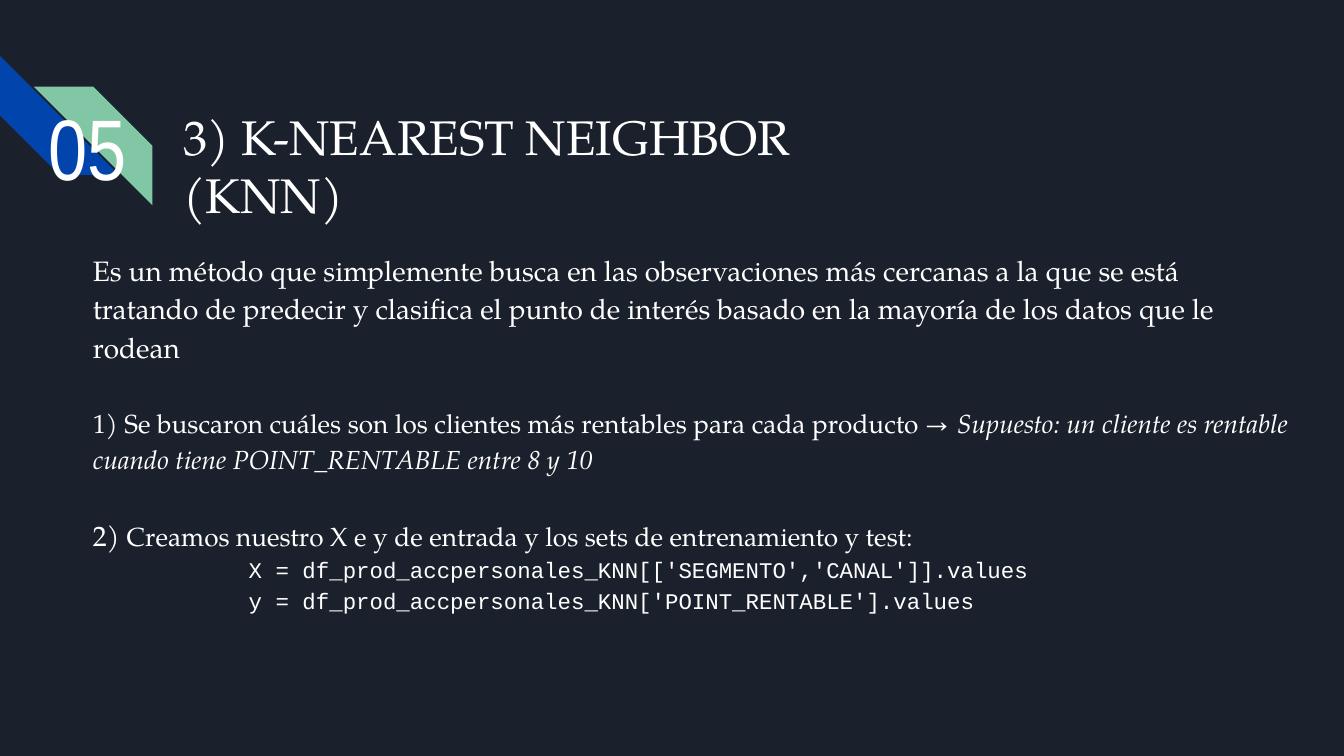
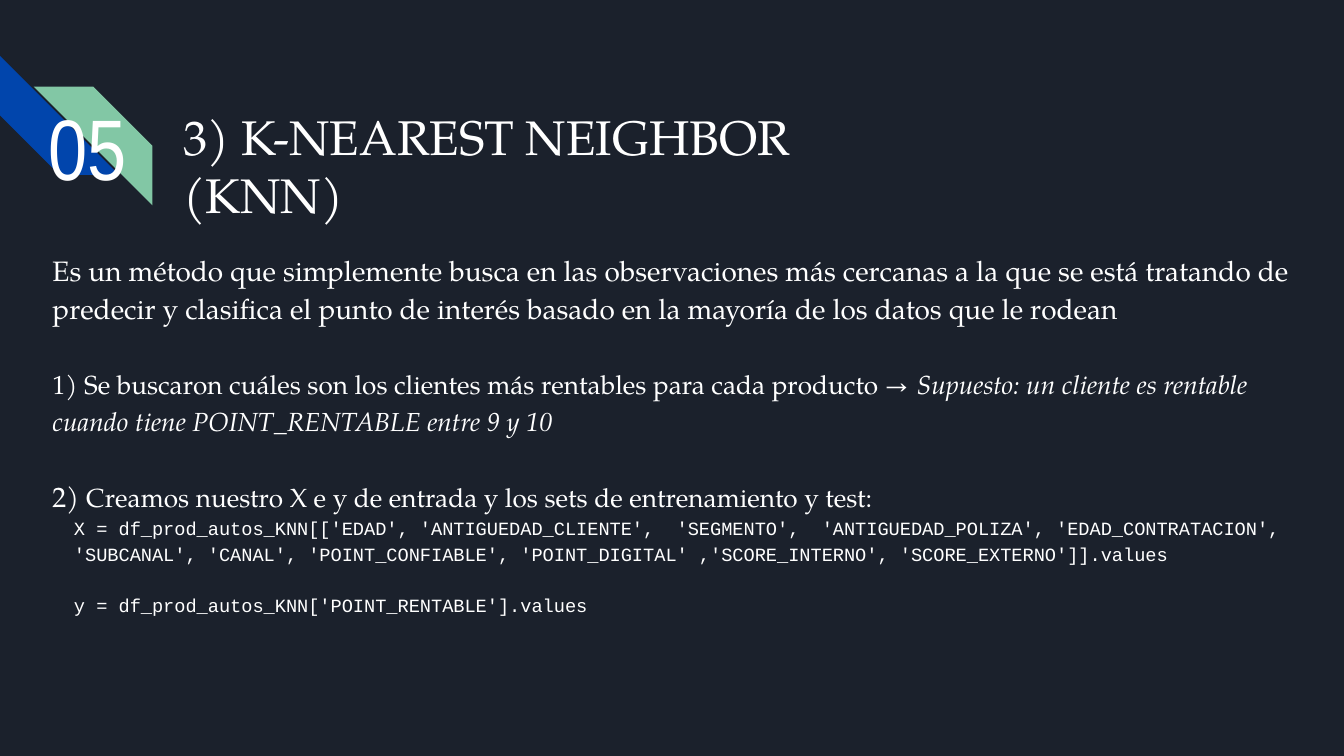
Before and after one commit to Alejo3107/PROYECTO_CH_DS, a slide deck: slide 32 of Presentación ejecutiva.pptx (slide 30 before the commit). Drawn at 1344x756 pixels with LibreOffice and Linux fonts; fonts in the diff are those of the drawing; background and template pictures are left out. Boxes give left, top, right and bottom in pixels: in the first picture for what was removed or moved away, otherwise in the second. Text is boxed around its words. In the diff, an @@ line names an element or a change of style, - is before the commit and + after.

Commit message:
3° Entrega

```diff
--- a/Presentación ejecutiva.pptx
+++ b/Presentación ejecutiva.pptx
@@ text "Es un método que simplemente ...": place and size @@
-text "Es un método que simplemente ..." at bbox=[93, 260, 1288, 614]
+text "Es un método que simplemente ..." at bbox=[52, 260, 1288, 616]
@@ text at bbox=[52, 375, 1248, 438]: text changed @@
-1) Se buscaron cuáles son los clientes más rentables para cada producto → Supuesto: un cliente es rentable cuando tiene POINT_RENTABLE entre 8 y 10
+1) Se buscaron cuáles son los clientes más rentables para cada producto → Supuesto: un cliente es rentable cuando tiene POINT_RENTABLE entre 9 y 10
@@ text at bbox=[74, 522, 1279, 616]: text changed; size 12 to 10 pt @@
-X = df_prod_accpersonales_KNN[['SEGMENTO','CANAL']].values
-y = df_prod_accpersonales_KNN['POINT_RENTABLE'].values
+X = df_prod_autos_KNN[['EDAD', 'ANTIGUEDAD_CLIENTE', 'SEGMENTO', 'ANTIGUEDAD_POLIZA', 'EDAD_CONTRATACION', 'SUBCANAL', 'CANAL', 'POINT_CONFIABLE', 'POINT_DIGITAL' ,'SCORE_INTERNO', 'SCORE_EXTERNO']].values
+y = df_prod_autos_KNN['POINT_RENTABLE'].values
```
Also in this commit, not shown: 12 other slides changed, 3 slides added, 1 slide removed, 3 other files.
